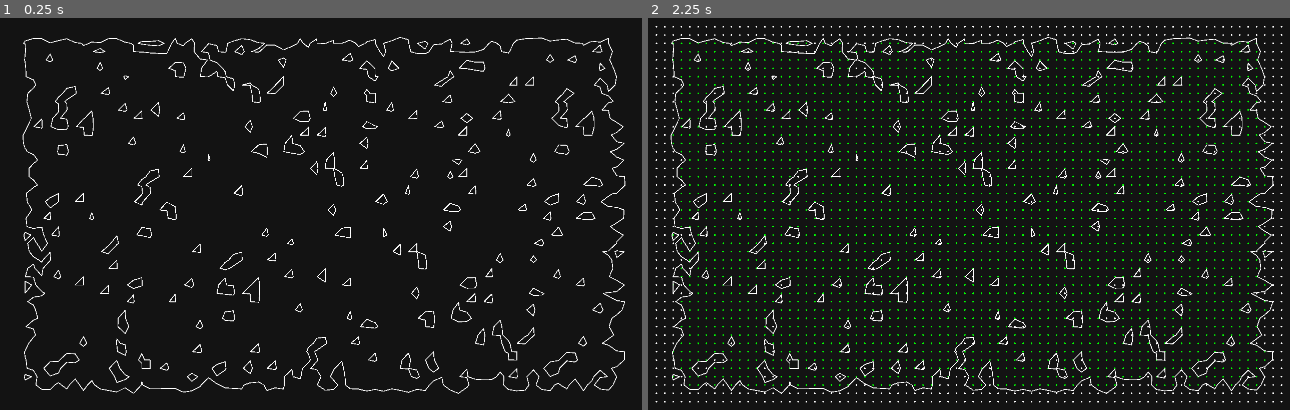
Above: before the commit, frames 1-2 (left to right).
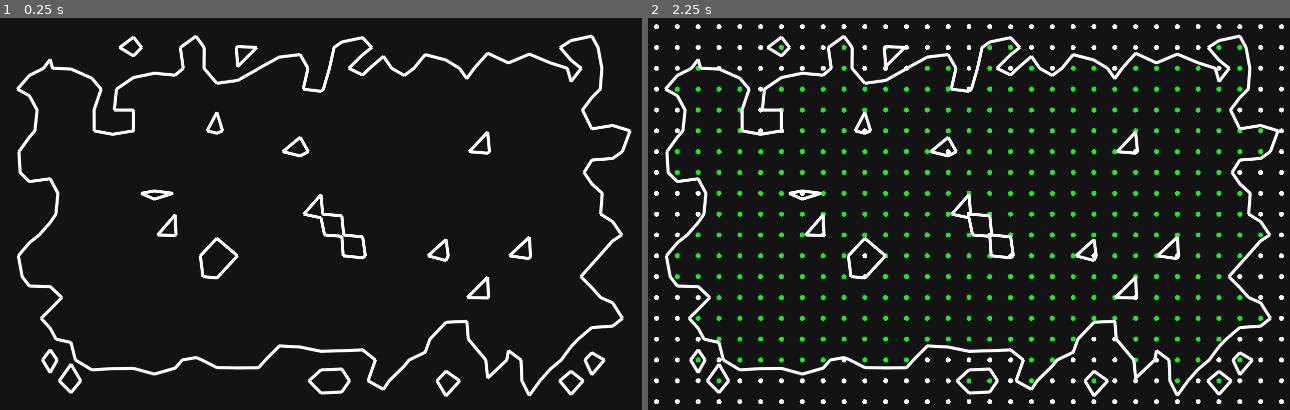
Above: after the commit, the same moments.

Repository: SoloByte/godot-tools
Game: Godot game, scene res://World.tscn
Two runs of this game, one before a commit and one after it. Both use one fixed random seed, a clock stepped at 60 frames per second and the inputs below.
Inputs:
- Up to frame 1 (0.25 s): no input
- Up to frame 2 (2.25 s): tap Enter at 0.5, 2 s; tap Tab at 0.6, 1.35, 2.1 s; tap Space at 1.25 s

The runs differ from the first frame. In frame 1, 9.8% of the frame differs, in the area x 2-99%, y 4-97%; in frame 2, 18%, in the area x 0-100%, y 1-99%.

Commit message:
edge system reworked.

Diff:
--- a/projects/map-generators/marching-squares/MarchingSquareWorld.gd
+++ b/projects/map-generators/marching-squares/MarchingSquareWorld.gd
@@ -3,7 +3,7 @@
 const DEBUG_LINE_TEMPLATE : PackedScene = preload("res://marching-squares/DebugLine.tscn")
 const SIZE : Vector2 = Vector2(1500,900)
 const POS : Vector2 = Vector2(210, 100)
-const RES : int = 20
+const RES : int = 50
 const THRESHOLD : float = 0.3
 
 
@@ -16,21 +16,29 @@
 var draw_debug : bool = false
 
 
+
+#INFO
+#try to use zoff for calculating edge in the noise variant
+#is the zoff necessary? maybe just use vector2 for offset in the x,y direction -> can also be used in the non static variants
+#z is height so it could be used for the edges
+
+
+
 func _ready() -> void:
 	randomize()
 	generator = MarchingSquaresGenerator.new(POS, SIZE, RES, Vector2(1, 1), -1, 9.0, 10.0, 5.0)
 
 #	map = generator.generateStaticLines(0.0, 0.4, true, 0.1)
-	map = generator.generateStaticLines(0.0, THRESHOLD, true, true, 0.1)
+	map = generator.generateStaticLines(0.0, THRESHOLD, true, true, Vector2(3, 0.25))
 	update()
 
-	if map.has("lines") and map.lines.size() > 0:
-		spawnDebugLines(map.lines, RES / 8)
+#	if map.has("lines") and map.lines.size() > 0:
+#		spawnDebugLines(map.lines, RES / 8)
 
 #func _process(delta: float) -> void:
-#	map = generator.generateStaticLines(zoff, 0.4, true)
+#	map = generator.generateStaticLines(zoff, THRESHOLD, true, true, Vector2.ZERO)
 #	update()
-#	zoff += delta * 0.1
+#	zoff += delta * 0.01
 
 func _input(event: InputEvent) -> void:
 	if event is InputEventKey:
@@ -66,10 +74,10 @@
 #				draw_string(default_font, pos, str(case))
 
 
-#	if map.has("polygons") and map.polygons.size() > 0:
-#		for poly in map.polygons:
-#			draw_colored_polygon(poly, Color(1.0, 1.0, 1.0, 0.25))
-#
-#	if map.has("lines") and map.lines.size() > 0:
-#		for i in range(0, map.lines.size(), 2):
-#			draw_line(map.lines[i], map.lines[i + 1], Color.white, RES / 8.0, true)
+	if map.has("polygons") and map.polygons.size() > 0:
+		for poly in map.polygons:
+			draw_colored_polygon(poly, Color(1.0, 1.0, 1.0, 0.25))
+
+	if map.has("lines") and map.lines.size() > 0:
+		for i in range(0, map.lines.size(), 2):
+			draw_line(map.lines[i], map.lines[i + 1], Color.white, RES / 8.0, true)
--- a/projects/map-generators/marching-squares/MarchingSquaresGenerator.gd
+++ b/projects/map-generators/marching-squares/MarchingSquaresGenerator.gd
@@ -123,14 +123,14 @@
 
 #figure out a better way to generate the cases
 
-func generateStaticCases(zoff : float = 0.0, threshold : float = 0.5, interpolate : bool = true, use_noise : bool = true, edge_factor : float = 0.0) -> Dictionary:
+func generateStaticCases(zoff : float = 0.0, threshold : float = 0.5, interpolate : bool = true, use_noise : bool = true, edge := Vector2.ZERO) -> Dictionary:
 	var field : Array = []
 	var cases : Array = []
 
 	if use_noise:
-		generateFieldNoise(field, rows, cols, zoff, edge_factor)
-	else:
-		generateFieldRNG(field, rows, cols, edge_factor)
+		generateFieldNoise(field, rows, cols, zoff, edge)
+	else:
+		generateFieldRNG(field, rows, cols, edge)
 	generateCases(cases, field, rows, cols, threshold, interpolate)
 
 	return {
@@ -140,13 +140,13 @@
 		"bounds" : bounds
 	}
 
-func generateStaticLines(zoff : float = 0.0, threshold : float = 0.5, interpolate : bool = true, use_noise : bool = true, edge_factor : float = 0.0) -> Dictionary:
+func generateStaticLines(zoff : float = 0.0, threshold : float = 0.5, interpolate : bool = true, use_noise : bool = true, edge := Vector2.ZERO) -> Dictionary:
 	var field : Array = []
 	var lines : Array = []
 	if use_noise:
-		generateFieldNoise(field, rows, cols, zoff, edge_factor)
-	else:
-		generateFieldRNG(field, rows, cols, edge_factor)
+		generateFieldNoise(field, rows, cols, zoff, edge)
+	else:
+		generateFieldRNG(field, rows, cols, edge)
 	generateLines(lines, field, rows, cols, threshold, interpolate)
 
 	return {
@@ -156,13 +156,13 @@
 		"bounds" : bounds
 	}
 
-func generateStaticPolygons(zoff : float = 0.0, threshold : float = 0.5, interpolate : bool = true, use_noise : bool = true, edge_factor : float = 0.1) -> Dictionary:
+func generateStaticPolygons(zoff : float = 0.0, threshold : float = 0.5, interpolate : bool = true, use_noise : bool = true, edge := Vector2.ZERO) -> Dictionary:
 	var field : Array = []
 	var polygons : Array = []
 	if use_noise:
-		generateFieldNoise(field, rows, cols, zoff, edge_factor)
-	else:
-		generateFieldRNG(field, rows, cols, edge_factor)
+		generateFieldNoise(field, rows, cols, zoff, edge)
+	else:
+		generateFieldRNG(field, rows, cols, edge)
 	generatePolygons(polygons, field, rows, cols, threshold, interpolate)
 
 	return {
@@ -172,14 +172,14 @@
 		"bounds" : bounds
 	}
 
-func generateStatic(zoff : float = 0.0, threshold : float = 0.5, interpolate : bool = true, use_noise : bool = true, edge_factor : float = 0.1) -> Dictionary:
+func generateStatic(zoff : float = 0.0, threshold : float = 0.5, interpolate : bool = true, use_noise : bool = true, edge := Vector2.ZERO) -> Dictionary:
 	var field : Array = []
 	var polygons : Array = []
 	var lines : Array = []
 	if use_noise:
-		generateFieldNoise(field, rows, cols, zoff, edge_factor)
-	else:
-		generateFieldRNG(field, rows, cols, edge_factor)
+		generateFieldNoise(field, rows, cols, zoff, edge)
+	else:
+		generateFieldRNG(field, rows, cols, edge)
 	generatePolygons(polygons, field, rows, cols, threshold, interpolate)
 	generateLines(lines, field, rows, cols, threshold, interpolate)
 
@@ -193,19 +193,17 @@
 
 
 
-
-func generateFieldRNG(field : Array, rows : int, cols : int, edge : float = 0.1) -> void:
+func generateFieldRNG(field : Array, rows : int, cols : int, edge := Vector2.ZERO) -> void:
 	var start : Vector2 = bounds.position
 
 	for j in range(0, rows):
 		for i in range(0, cols):
-			var value : float = rng.randf()
-			if edge > 0.0:
-				value *= getDistanceFactor(i, j, rows - 1, cols - 1, edge)
+			var value : float = rng.randf() * getEdgeFactor(i, j, cols - 1, rows - 1, edge)
+#			value *= getDistanceFactor(i, j, cols - 1, rows - 1, edge)
 
 			field.append(Vector3(start.x, start.y, 0.0) + Vector3(i * resolution, j * resolution, value))
 
-func generateFieldNoise(field : Array, rows : int, cols : int, zoff : float = 0.0, edge : float = 0.1) -> void:
+func generateFieldNoise(field : Array, rows : int, cols : int, zoff : float = 0.0, edge := Vector2.ZERO) -> void:
 	var noise_offset : Vector2 = noise_start_offset
 	var start : Vector2 = bounds.position
 
@@ -214,8 +212,8 @@
 		for i in range(0, cols):
 			var value : float = noise.get_noise_3d(noise_offset.x, noise_offset.y, zoff)
 			value = (value + 1.0) * 0.5
-			if edge > 0.0:
-				value *= getDistanceFactor(i, j, rows - 1, cols - 1, edge)
+			value *= getEdgeFactor(i, j, cols - 1, rows - 1, edge)
+#			value *= getDistanceFactor(i, j, cols - 1, rows - 1, edge)
 
 			field.append(Vector3(start.x, start.y, 0.0) + Vector3(i * resolution, j * resolution, value))
 			noise_offset.x += noise_increment.x
@@ -438,20 +436,31 @@
 			cases.append(case)
 
 
-
-
-func getDistanceFactor(i, j, rows, cols, max_dis_factor : float = 0.1) -> float:
+#edge.x is considered the edge depth
+#edge.y is considered the factor for multiplying
+func getEdgeFactor(i, j, cols, rows, edge := Vector2.ZERO) -> float:
+	if edge.x <= 0.0: return 1.0
+	var depth : int = min( min(i, cols - i), min(j, rows - j))
+
+	if depth <= 0:
+		return 0.0
+	elif rng.randf() > depth as float / edge.x as float:
+		return edge.y
+
+	return 1.0
+
+func getDistanceFactor(i, j, cols, rows, f : float = 1.0) -> float:
 	var min_v : float = min(rows - j, j)
 	var min_h : float = min(cols - i, i)
 	if min_v < min_h:
-		var max_dis : float = ceil( max(rows * 0.5 * max_dis_factor, min_v + 1) )
+		var max_dis : float = ceil( max(rows * 0.5 * f, min_v + 1) )
 		return min_v / max_dis
 	elif min_h < min_v:
-		var max_dis : float = ceil( max(cols * 0.5 * max_dis_factor, min_h + 1) )
+		var max_dis : float = ceil( max(cols * 0.5 * f, min_h + 1) )
 		return min_h / max_dis
 	else:
 #	var min_dis : float = min( min(rows - j, j), min(cols - i, i) )
-		var max_dis : float = ceil(max( max(cols, rows) * max_dis_factor * 0.5, min_h + 1) )
+		var max_dis : float = ceil(max( max(cols, rows) * f * 0.5, min_h + 1) )
 		return min_h / max_dis
 
 func getMidpoint(p1 : Vector3, p2 : Vector3, threshold : float, interpolate : bool = true) -> Vector2:
